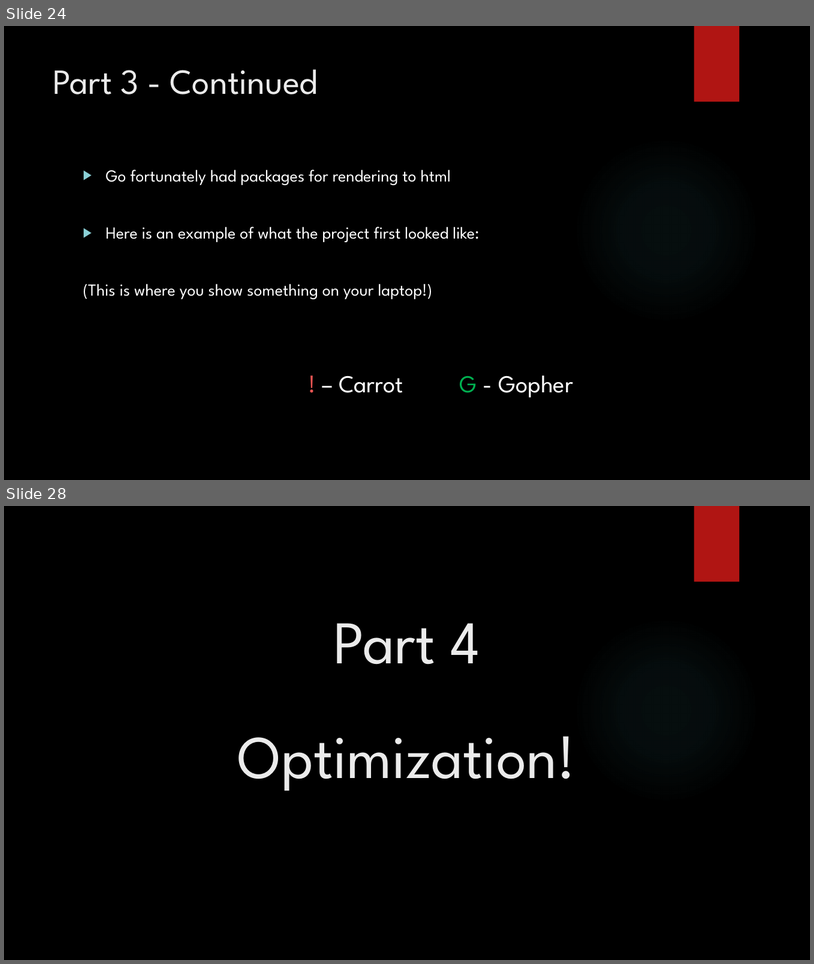
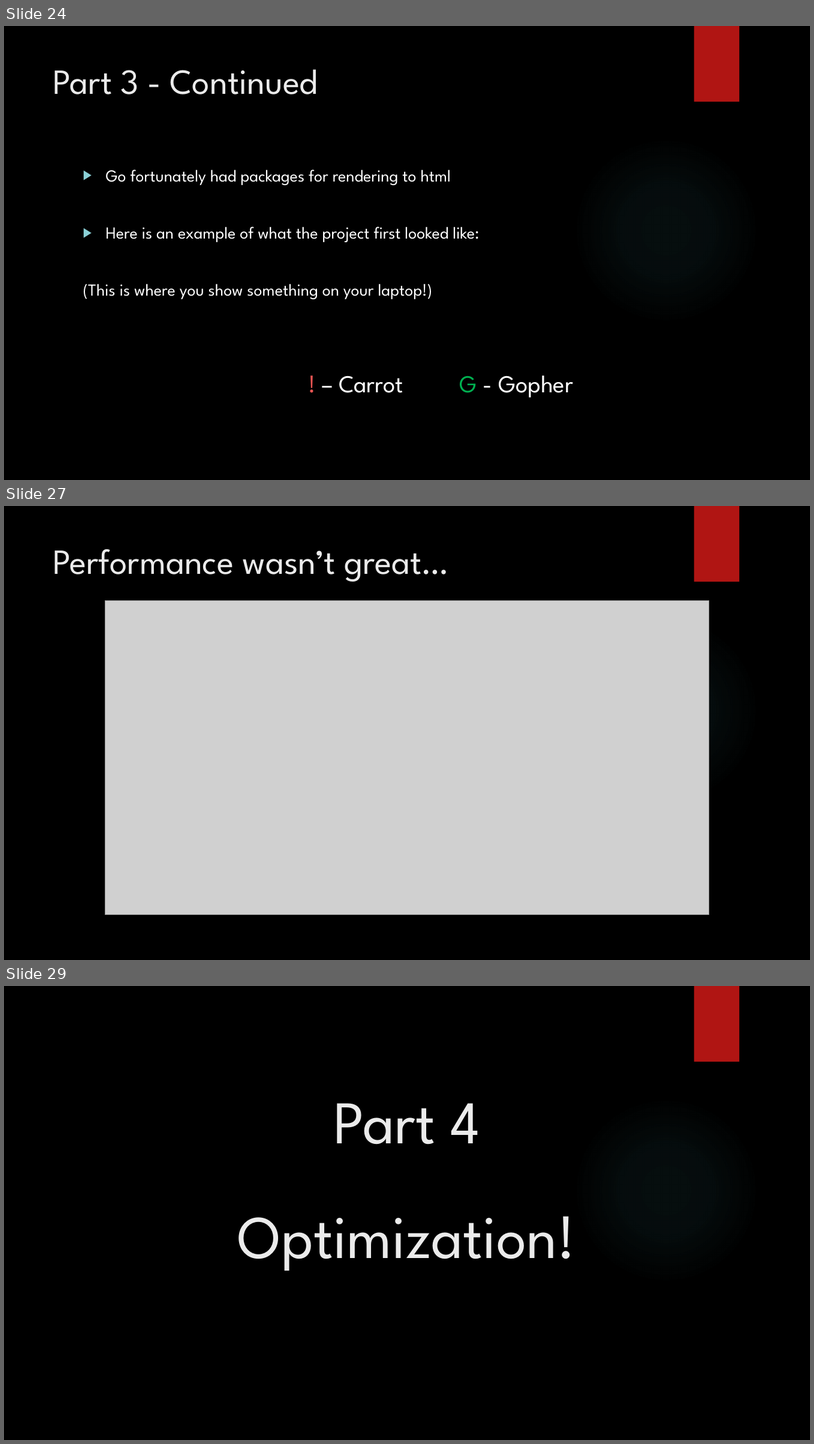
Before and after one commit to jaminologist/GopherLife, a slide deck: GopherLife.pptx. Shown one above the other, each under a label of ours: slides 24 and 28 before the commit, slides 24, 27 and 29 after it; the slides between them are not shown. The pictures are 814x964 and 814x1444 pixels, drawn with LibreOffice and Linux fonts; fonts in the diff are those of the drawing; grey boxes stand for pictures; background and template pictures are left out. Boxes give left, top, right and bottom in pixels: in the first picture for what was removed or moved away, otherwise in the second. Text is boxed around its words. In the diff, an @@ line names an element or a change of style, - is before the commit and + after.

```diff
--- a/GopherLife.pptx
+++ b/GopherLife.pptx
@@ slide 27 added at [4, 506, 810, 960], background picture (left out); not listed: 2 template elements that a slide beside it also shows @@
@@ title added at [53, 549, 449, 582], 42 pt, text #EBEBEB @@
+Performance wasn’t great…
@@ picture added at [105, 601, 710, 915] @@
@@ what was slide 28 is now slide 29 @@
```
Also in this commit, not shown: 1 slide changed, 2 other slides added, 2 slides removed.
